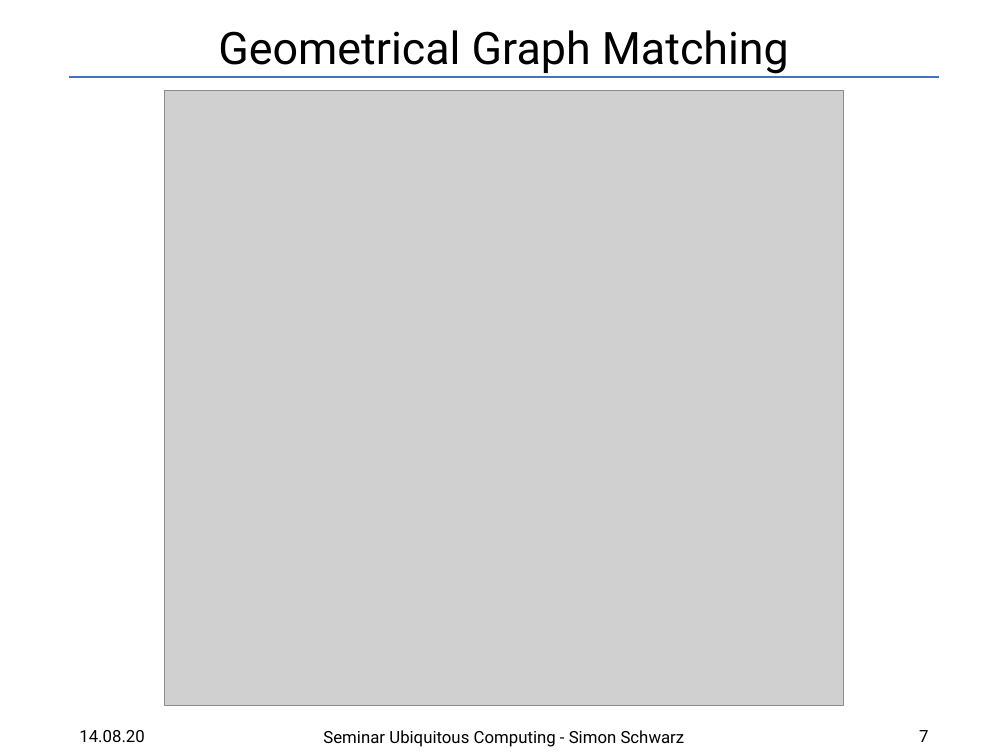
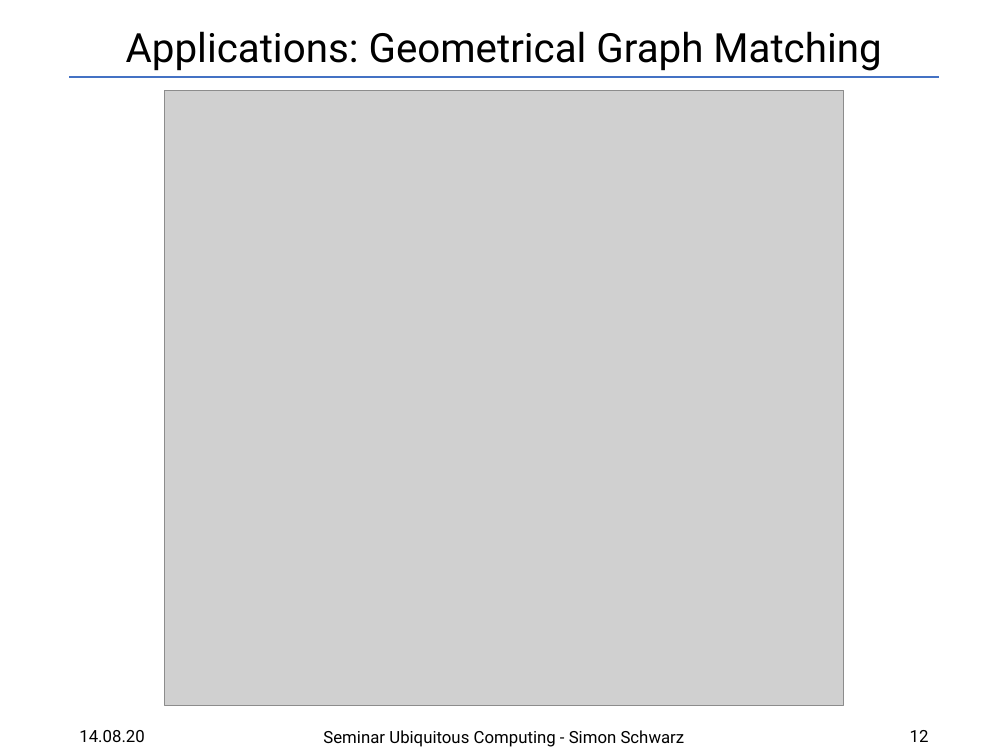
Before and after one commit to SRSchwarz/MCTS-Survey, a slide deck: slide 12 of slides/presentation.pptx (slide 7 before the commit). Drawn at 1008x756 pixels with LibreOffice and Linux fonts; fonts in the diff are those of the drawing; grey boxes stand for pictures. Boxes give left, top, right and bottom in pixels: in the first picture for what was removed or moved away, otherwise in the second. Text is boxed around its words. In the diff, an @@ line names an element or a change of style, - is before the commit and + after.

```diff
--- a/slides/presentation.pptx
+++ b/slides/presentation.pptx
@@ title at <box>126,31,881,71</box>: text changed; size 32 to 28.8 pt @@
-Geometrical Graph Matching
+Applications: Geometrical Graph Matching
@@ page number at <box>910,730,929,742</box>: text changed @@
-7
+12
```
Also in this commit, not shown: 7 other slides changed, 7 slides added, 3 other files.
